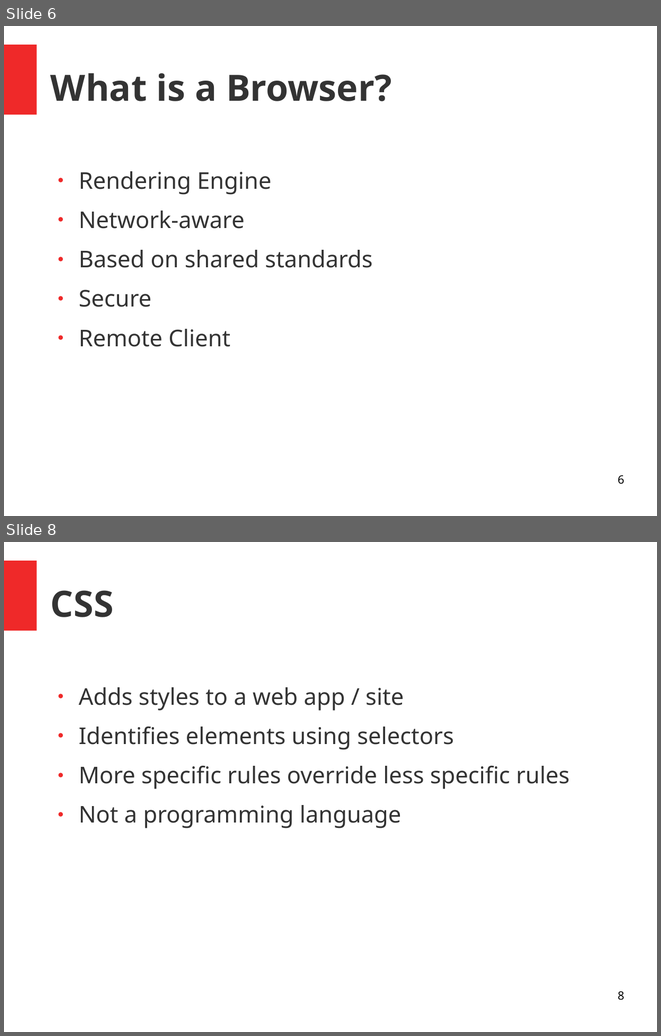
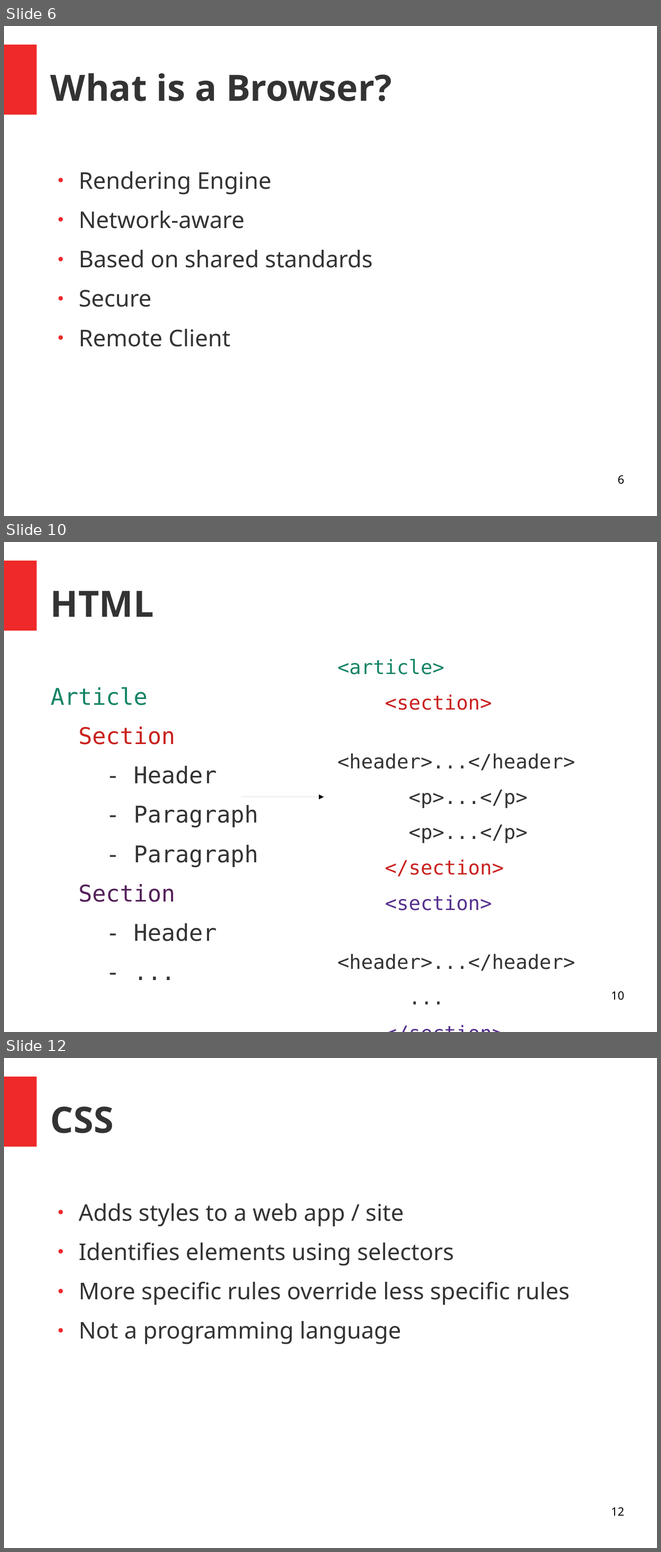
Before and after one commit to RyanKadri/rk0.xyz, a slide deck: lessons/lesson1/presentation/Presentation.odp. Shown one above the other, each under a label of ours: slides 6 and 8 before the commit, slides 6, 10 and 12 after it; the slides between them are not shown. The pictures are 661x1036 and 661x1552 pixels, drawn with LibreOffice and Linux fonts; fonts in the diff are those of the drawing. Boxes give left, top, right and bottom in pixels: in the first picture for what was removed or moved away, otherwise in the second. Text is boxed around its words. In the diff, an @@ line names an element or a change of style, - is before the commit and + after.

```diff
--- a/lessons/lesson1/presentation/Presentation.odp
+++ b/lessons/lesson1/presentation/Presentation.odp
@@ slide 10 added at <box>4,542,657,1032</box>, background #FFFFFF; not listed: 1 template element that a slide beside it also shows @@
@@ title added at <box>51,591,154,617</box>, 44 pt, text #333333, bold @@
+HTML
@@ text added at <box>337,659,575,971</box>, 24 pt, text #333333 @@
+<article>
+<section>
+<header>...</header>
+<p>...</p>
+<p>...</p>
+</section>
+<section>
+<header>...</header>
+...
+</section>
+</article>
@@ text added at <box>51,687,258,941</box>, 28 pt, text #333333 @@
+Article
+Section
+- Header
+- Paragraph
+- Paragraph
+Section
+- Header
+- ...
@@ arrow added from (241, 797) to (324, 797), #000000 0 pt @@
@@ page number added at <box>611,991,624,1000</box>, 14 pt, text #000000 @@
+10
@@ what was slide 8 is now slide 12 @@
@@ page number at <box>611,1507,624,1515</box>: text changed @@
-8
+12
```
Also in this commit, not shown: 2 slides changed, 6 other slides added, 9 other files.
